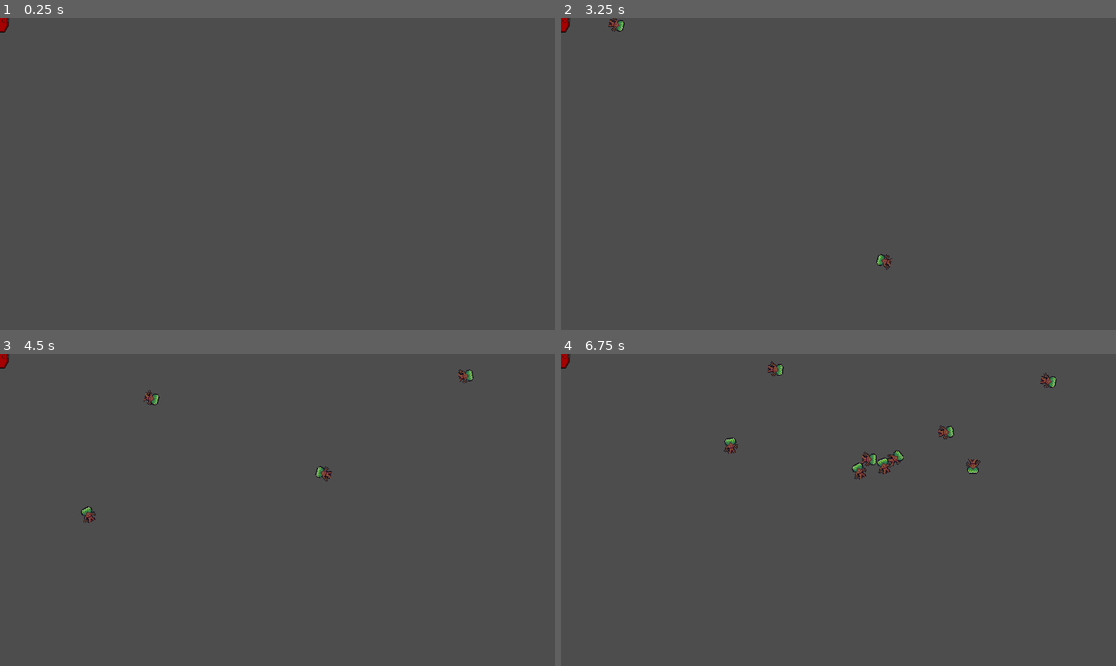
Above: before the commit, frames 1-4 (two rows, left to right).
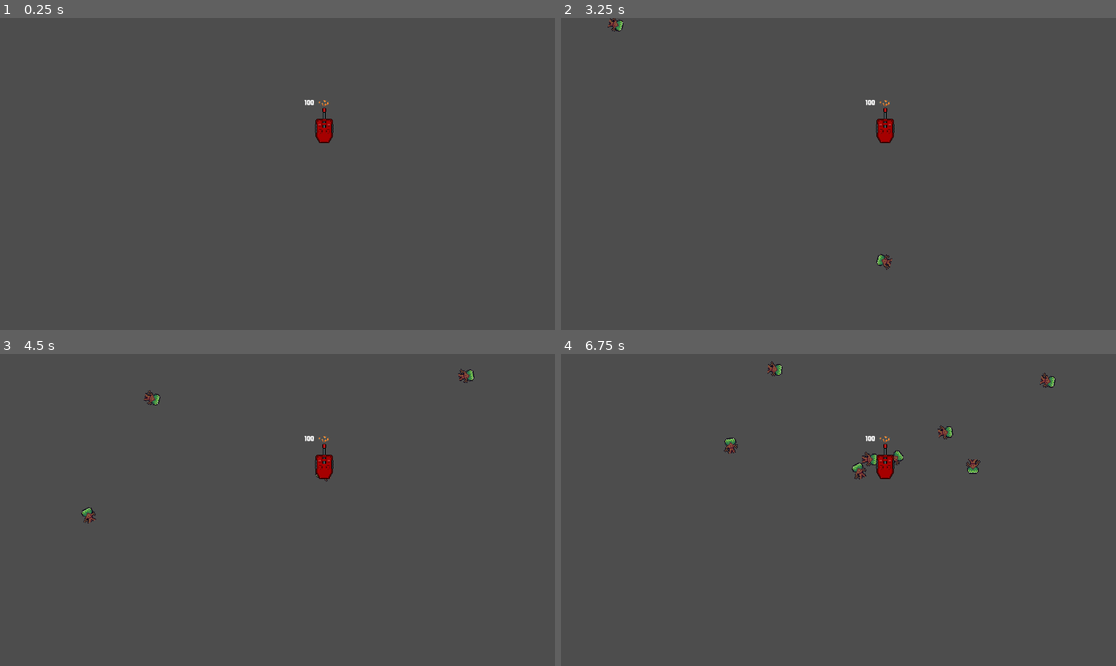
Above: after the commit, the same moments.

Repository: lewis785/ludum-dare-53
Game: Godot game, scene res://scenes/davids_scene.tscn
The game is run twice, just before and just after one commit, with the same random seed, the same clock (stepped at 60 frames per second) and the same inputs. This scene is started directly instead of the project's main scene.
Inputs:
- Up to frame 1 (0.25 s): no input
- Up to frame 2 (3.25 s): tap Enter at 0.5, 2 s; tap Space at 1.25 s
- Up to frame 3 (4.5 s): no input
- Up to frame 4 (6.75 s): no input

The runs differ from the first frame. In frame 1, 0.4% of the frame differs, in the area x 0-61%, y 0-41%; in frame 2, 0.4%; in frame 3, 0.5%; in frame 4, 0.6%, in the area x 0-90%, y 0-41%.

Commit message:
feat: add attack logic

Diff:
--- a/scenes/davids_scene.tscn
+++ b/scenes/davids_scene.tscn
@@ -1,138 +1,11 @@
-[gd_scene load_steps=20 format=3 uid="uid://bv1oo5bv5o5rs"]
+[gd_scene load_steps=3 format=3 uid="uid://bv1oo5bv5o5rs"]
 
 [ext_resource type="PackedScene" uid="uid://cef7nfykxy18e" path="res://scenes/enemy/spawn.tscn" id="2_dx6tg"]
 [ext_resource type="PackedScene" uid="uid://sd50xggadb4x" path="res://scenes/structure/structure.tscn" id="4_ri4hn"]
-[ext_resource type="Script" path="res://scenes/enemy/enemy.gd" id="4_ta1ob"]
-[ext_resource type="Texture2D" uid="uid://lyxpenrl2w3i" path="res://assets/enemy/GrizzledTreantIdle.png" id="5_k4n0d"]
-
-[sub_resource type="AtlasTexture" id="AtlasTexture_pf0mn"]
-atlas = ExtResource("5_k4n0d")
-region = Rect2(0, 0, 16, 16)
-
-[sub_resource type="AtlasTexture" id="AtlasTexture_oc77u"]
-atlas = ExtResource("5_k4n0d")
-region = Rect2(16, 0, 16, 16)
-
-[sub_resource type="AtlasTexture" id="AtlasTexture_0r4ki"]
-atlas = ExtResource("5_k4n0d")
-region = Rect2(32, 0, 16, 16)
-
-[sub_resource type="AtlasTexture" id="AtlasTexture_gp538"]
-atlas = ExtResource("5_k4n0d")
-region = Rect2(48, 0, 16, 16)
-
-[sub_resource type="AtlasTexture" id="AtlasTexture_e2dqs"]
-atlas = ExtResource("5_k4n0d")
-region = Rect2(48, 0, 16, 16)
-
-[sub_resource type="AtlasTexture" id="AtlasTexture_1k80d"]
-atlas = ExtResource("5_k4n0d")
-region = Rect2(32, 0, 16, 16)
-
-[sub_resource type="AtlasTexture" id="AtlasTexture_wikc4"]
-atlas = ExtResource("5_k4n0d")
-region = Rect2(16, 0, 16, 16)
-
-[sub_resource type="AtlasTexture" id="AtlasTexture_bd11a"]
-atlas = ExtResource("5_k4n0d")
-region = Rect2(0, 0, 16, 16)
-
-[sub_resource type="AtlasTexture" id="AtlasTexture_qxh1b"]
-atlas = ExtResource("5_k4n0d")
-region = Rect2(0, 0, 16, 16)
-
-[sub_resource type="AtlasTexture" id="AtlasTexture_kuh60"]
-atlas = ExtResource("5_k4n0d")
-region = Rect2(16, 0, 16, 16)
-
-[sub_resource type="AtlasTexture" id="AtlasTexture_pk43k"]
-atlas = ExtResource("5_k4n0d")
-region = Rect2(32, 0, 16, 16)
-
-[sub_resource type="AtlasTexture" id="AtlasTexture_xvaj8"]
-atlas = ExtResource("5_k4n0d")
-region = Rect2(48, 0, 16, 16)
-
-[sub_resource type="SpriteFrames" id="SpriteFrames_jw21e"]
-animations = [{
-"frames": [{
-"duration": 1.0,
-"texture": SubResource("AtlasTexture_pf0mn")
-}, {
-"duration": 1.0,
-"texture": SubResource("AtlasTexture_oc77u")
-}, {
-"duration": 1.0,
-"texture": SubResource("AtlasTexture_0r4ki")
-}, {
-"duration": 1.0,
-"texture": SubResource("AtlasTexture_gp538")
-}],
-"loop": true,
-"name": &"fly",
-"speed": 20.0
-}, {
-"frames": [{
-"duration": 1.0,
-"texture": SubResource("AtlasTexture_e2dqs")
-}, {
-"duration": 1.0,
-"texture": SubResource("AtlasTexture_1k80d")
-}, {
-"duration": 1.0,
-"texture": SubResource("AtlasTexture_wikc4")
-}, {
-"duration": 1.0,
-"texture": SubResource("AtlasTexture_bd11a")
-}],
-"loop": true,
-"name": &"swim",
-"speed": 2.0
-}, {
-"frames": [{
-"duration": 1.0,
-"texture": SubResource("AtlasTexture_qxh1b")
-}, {
-"duration": 1.0,
-"texture": SubResource("AtlasTexture_kuh60")
-}, {
-"duration": 1.0,
-"texture": SubResource("AtlasTexture_pk43k")
-}, {
-"duration": 1.0,
-"texture": SubResource("AtlasTexture_xvaj8")
-}],
-"loop": true,
-"name": &"walk",
-"speed": 5.0
-}]
-
-[sub_resource type="CapsuleShape2D" id="CapsuleShape2D_krpay"]
-radius = 13.0
-height = 34.0
-
-[sub_resource type="PackedScene" id="PackedScene_diovh"]
-resource_local_to_scene = true
-_bundled = {
-"conn_count": 1,
-"conns": PackedInt32Array(3, 0, 19, 18, 2, 0, 0),
-"editable_instances": [],
-"names": PackedStringArray("enemy", "position", "gravity_scale", "script", "metadata/_edit_group_", "RigidBody2D", "AnimatedSprite2D", "texture_filter", "scale", "sprite_frames", "animation", "frame_progress", "CollisionShape2D", "light_mask", "shape", "debug_color", "VisibleOnScreenNotifier2D", "visible", "_on_visible_on_screen_notifier_2d_screen_exited", "screen_exited"),
-"node_count": 4,
-"node_paths": [],
-"nodes": PackedInt32Array(-1, -1, 5, 0, -1, 4, 1, 0, 2, 1, 3, 2, 4, 3, 0, 0, 0, 6, 6, -1, 5, 7, 4, 8, 5, 9, 6, 10, 7, 11, 8, 0, 0, 0, 12, 12, -1, 3, 13, 9, 14, 10, 15, 11, 0, 0, 0, 16, 16, -1, 1, 17, 12, 0),
-"variants": [Vector2(64, 70), 0.0, ExtResource("4_ta1ob"), true, 1, Vector2(2, 2), SubResource("SpriteFrames_jw21e"), &"walk", 0.35947, 0, SubResource("CapsuleShape2D_krpay"), Color(0, 0.6, 0.701961, 0.054902), false],
-"version": 3
-}
 
 [node name="davids_scene" type="Node2D"]
 
 [node name="spawn" parent="." instance=ExtResource("2_dx6tg")]
-enemy_scene = SubResource("PackedScene_diovh")
 
-[node name="town" parent="." instance=ExtResource("4_ri4hn")]
-health = 100
-owned = true
-supplies = 100
-tick_threshold = 1.0
-enemy_name = "@enemy@"
+[node name="structure" parent="." instance=ExtResource("4_ri4hn")]
+position = Vector2(673, 230)
--- a/scenes/structure/structure.gd
+++ b/scenes/structure/structure.gd
@@ -4,7 +4,7 @@
 @export var owned: bool = true
 @export var supplies: int = 100
 @export var tick_threshold: float = 1
-@export var enemy_name = '@enemy@'
+@export var parent_name = 'spawn'
 @export var label: Label
 @export var is_tower: bool
 @export var structure_damage: int = 10
@@ -15,7 +15,7 @@
 
 # Called when the node enters the scene tree for the first time.
 func _ready():
-	label = $TownHealth
+	label = $StructureHealth
 	label.set_text(str(health))
 	pass # Replace with function body.
 
@@ -28,10 +28,10 @@
 
 
 func can_take_damage():
-	return owned and tick
+	return owned
 
 func can_attack():
-	return is_tower and tick
+	return is_tower
 
 func subtract_damage_from_health(damage):
 	health -= damage
@@ -44,20 +44,22 @@
 	tick = false
 
 func state_manager():
-	if can_take_damage():
-		process_all_enemies_damage()
-		update_health_label(health)
-	if can_attack():
-		process_all_attacks()
 	if health <= 0:
 		update_health_label(0)
 		owned = false
+		return
+	if tick:
+		if can_take_damage():
+			process_all_enemies_damage()
+			update_health_label(health)
+		if can_attack():
+			process_all_attacks()
+		reset_tick()
+
 
 func process_all_enemies_damage():
 	for enemy in enemies:
 		subtract_damage_from_health(enemy.damage)
-	reset_tick()
-	pass
 
 func subtract_damage_from_enemies(enemy):
 	enemy.health -= structure_damage
@@ -66,8 +68,6 @@
 	for enemy in enemies:
 		subtract_damage_from_enemies(enemy)
 		break
-	reset_tick()
-	pass
 
 func tick_manager(delta):
 	time_til_tick += delta
@@ -76,14 +76,16 @@
 	pass
 
 
-func _on_town_area_2d_body_entered(body):
-	if str(body.name).begins_with(enemy_name):
+func _on_structure_area_2d_body_entered(body):
+	var body_parent_name = body.get_parent().name
+	if str(body_parent_name).begins_with(parent_name):
 		enemies.append(body)
 	pass # Replace with function body.
 
 
-func _on_town_area_2d_body_exited(body):
-	if str(body.name).begins_with(enemy_name):
+func _on_structure_area_2d_body_exited(body):
+	var body_parent_name = body.get_parent().name
+	if str(body_parent_name).begins_with(parent_name):
 		for i in range(enemies.size()):
 			if enemies[i].name == body.name:
 				enemies.erase(i)
--- a/scenes/structure/structure.tscn
+++ b/scenes/structure/structure.tscn
@@ -71,33 +71,29 @@
 "speed": 5.0
 }]
 
-[node name="town" type="Node2D"]
+[node name="structure" type="Node2D"]
 script = ExtResource("1_lu5co")
-health = null
-owned = null
-supplies = null
-tick_threshold = null
-enemy_name = null
 
-[node name="TownArea2D" type="Area2D" parent="."]
+[node name="StructureArea2D" type="Area2D" parent="."]
 metadata/_edit_group_ = true
 
-[node name="CollisionShape2D" type="CollisionShape2D" parent="TownArea2D"]
+[node name="CollisionShape2D" type="CollisionShape2D" parent="StructureArea2D"]
+light_mask = 0
 shape = SubResource("RectangleShape2D_0drnf")
 debug_color = Color(0, 0.545098, 0.937255, 0.419608)
 
-[node name="AnimatedSprite2D" type="AnimatedSprite2D" parent="TownArea2D"]
+[node name="AnimatedSprite2D" type="AnimatedSprite2D" parent="StructureArea2D"]
 texture_filter = 1
 sprite_frames = SubResource("SpriteFrames_d1qeo")
 frame = 4
 frame_progress = 0.245583
 
-[node name="TownHealth" type="Label" parent="."]
+[node name="StructureHealth" type="Label" parent="."]
 offset_left = -41.0
 offset_top = -63.0
 offset_right = -1.0
 offset_bottom = -40.0
 theme_override_fonts/font = ExtResource("3_6g6dh")
 
-[connection signal="body_entered" from="TownArea2D" to="." method="_on_town_area_2d_body_entered"]
-[connection signal="body_exited" from="TownArea2D" to="." method="_on_town_area_2d_body_exited"]
+[connection signal="body_entered" from="StructureArea2D" to="." method="_on_structure_area_2d_body_entered"]
+[connection signal="body_exited" from="StructureArea2D" to="." method="_on_structure_area_2d_body_exited"]
